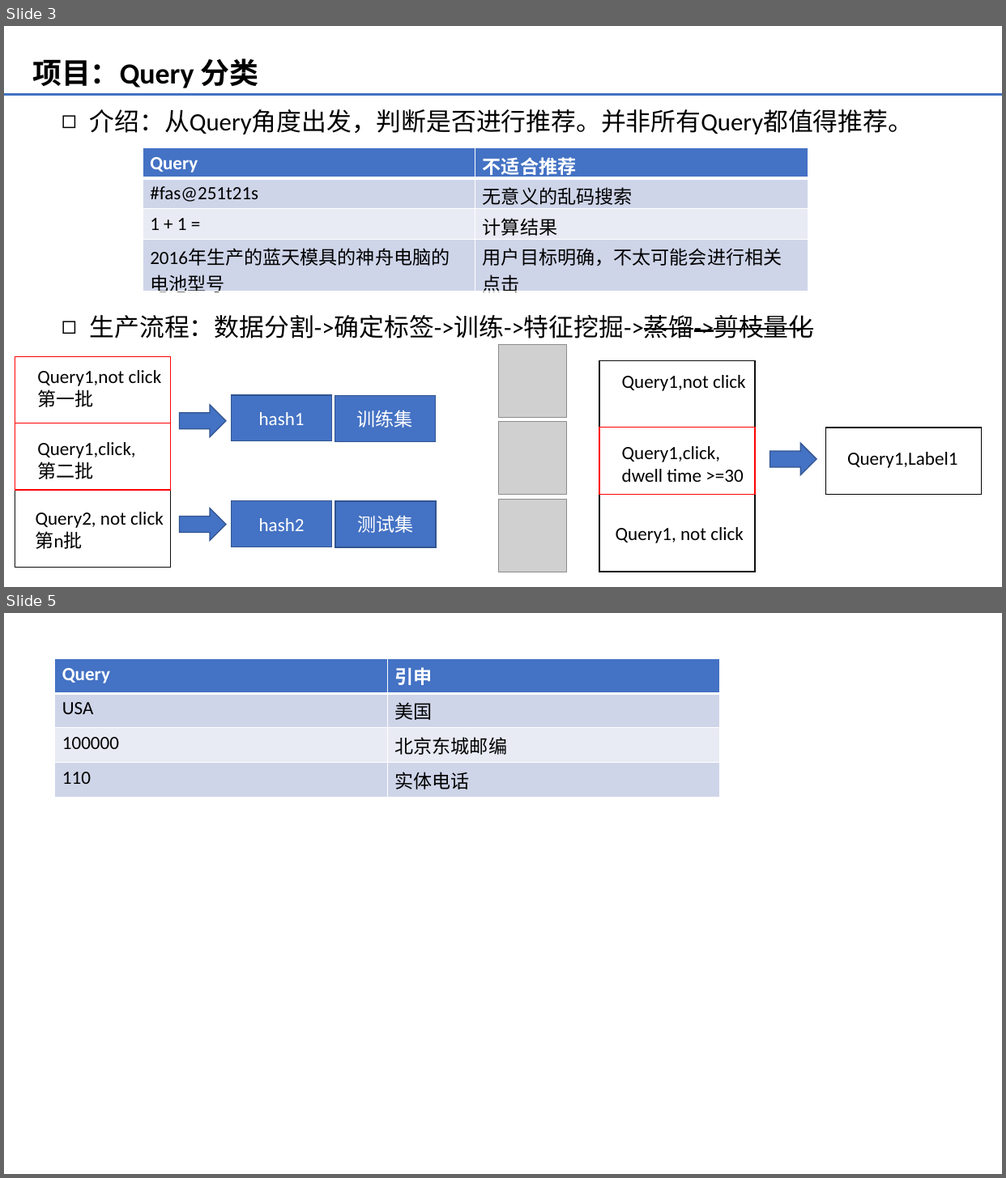
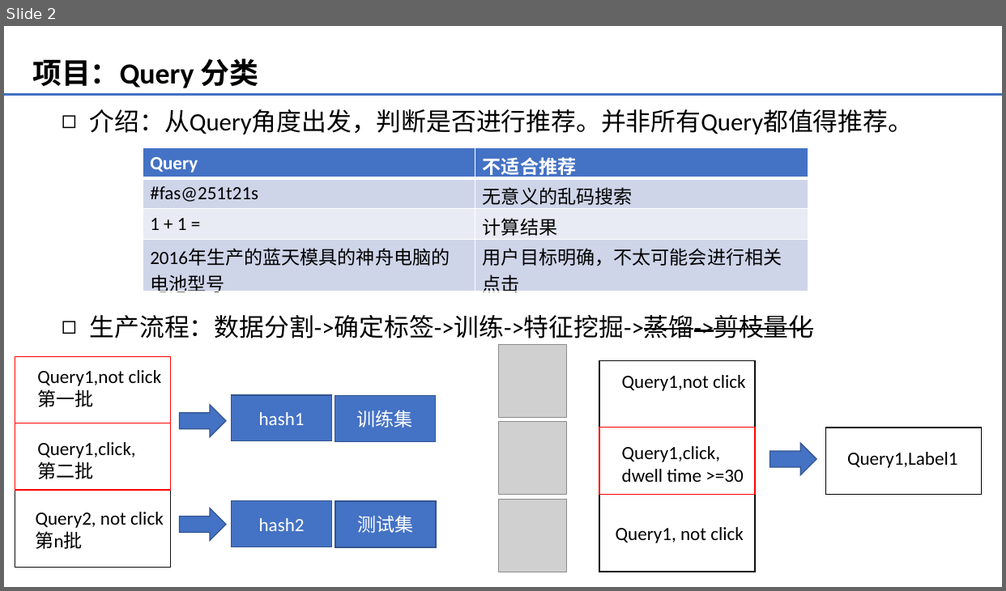
Before and after one commit to beardream98/stupidcode, a slide deck: codetest/machine_learning/NLP/简历内容.pptx. Shown one above the other, each under a label of ours: slides 3 and 5 before the commit, slide 2 after it; the slides between them are not shown. The pictures are 1006x1178 and 1006x591 pixels, drawn with LibreOffice and Linux fonts; fonts in the diff are those of the drawing; grey boxes stand for pictures. Boxes give left, top, right and bottom in pixels: in the first picture for what was removed or moved away, otherwise in the second. Text is boxed around its words. In the diff, an @@ line names an element or a change of style, - is before the commit and + after.

```diff
--- a/codetest/machine_learning/NLP/简历内容.pptx
+++ b/codetest/machine_learning/NLP/简历内容.pptx
@@ slide 5 removed at (x1=4, y1=613, x2=1002, y2=1174), background #FFFFFF @@
@@ table removed at (x1=55, y1=658, x2=720, y2=793), 4 rows, 2 columns @@
-Query | 引申
-USA | 美国
-100000 | 北京东城邮编
-110 | 实体电话
@@ what was slide 3 is now slide 2 @@
```
Also in this commit, not shown: 1 slide changed, 5 slides added, 3 other slides removed.
